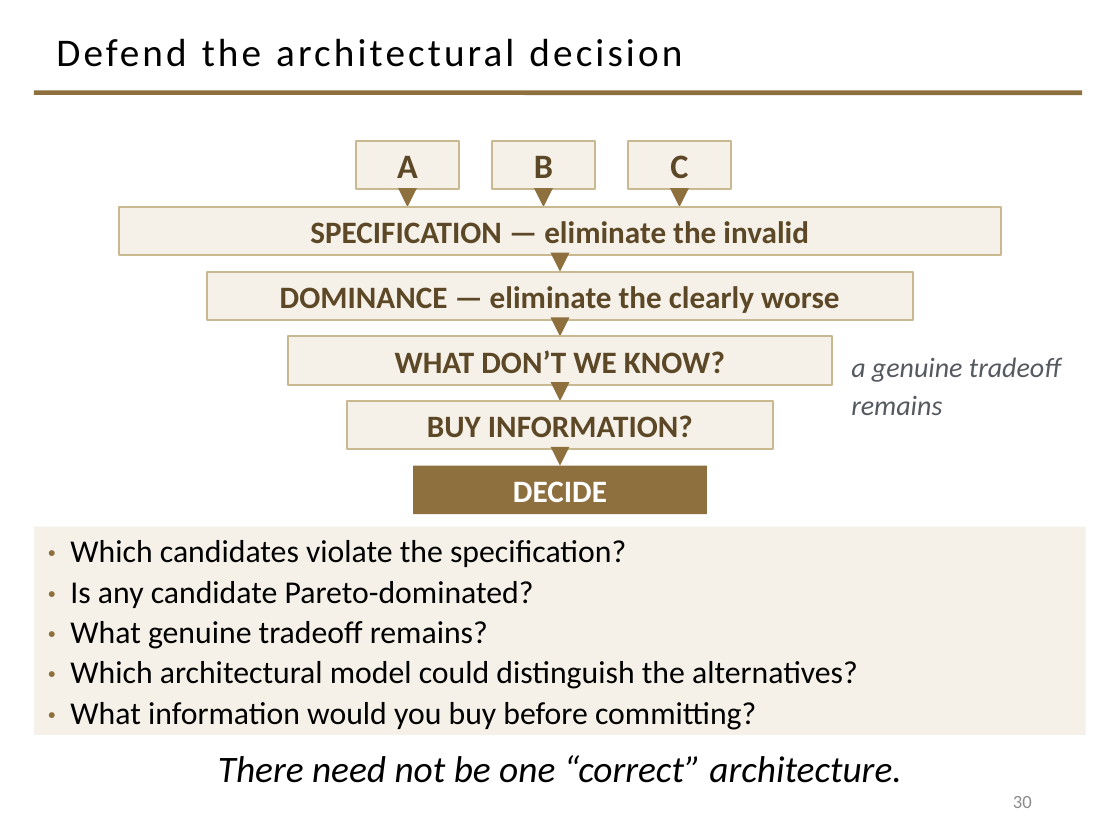
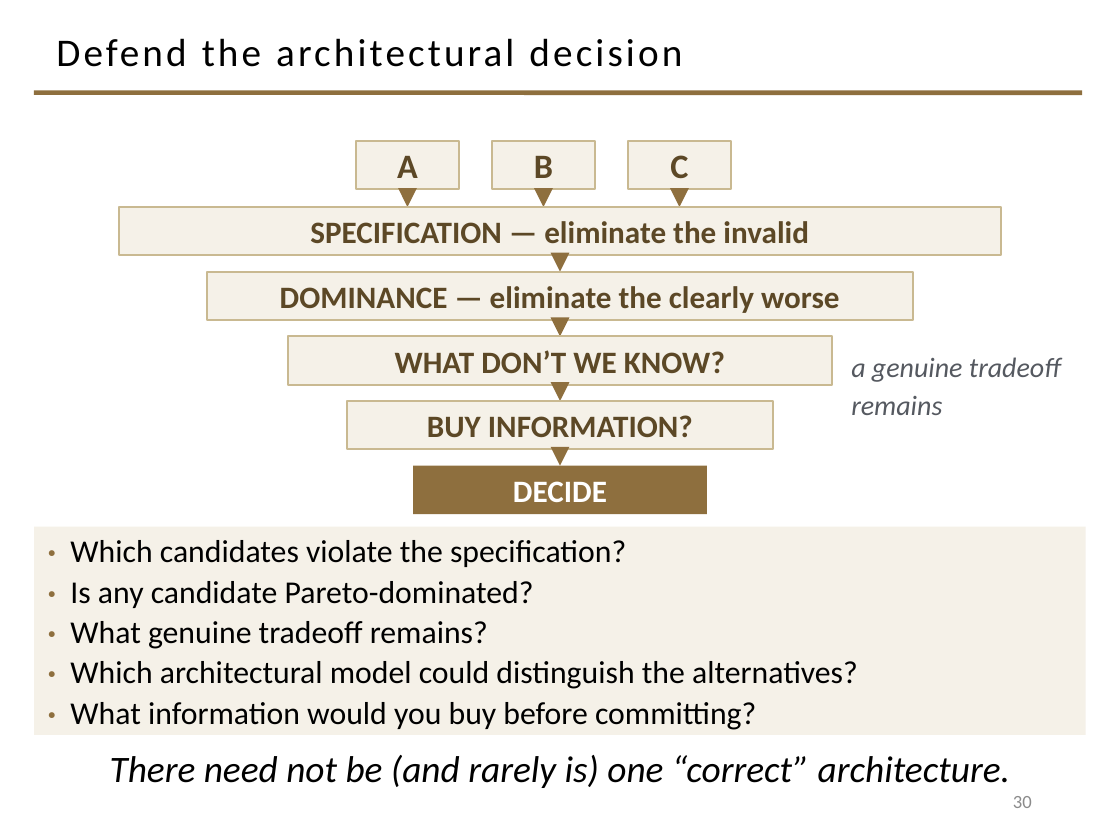
Before and after one commit to davisjam/model-based-agentic-software-engineering, a slide deck: slide 30 of course/lectures/act-1-foundations/06-architecture/1-6-Architecture.pptx. Drawn at 1120x840 pixels with LibreOffice and Linux fonts; fonts in the diff are those of the drawing; background and template pictures are left out. Boxes give left, top, right and bottom in pixels: in the first picture for what was removed or moved away, otherwise in the second. Text is boxed around its words. In the diff, an @@ line names an element or a change of style, - is before the commit and + after.

```diff
--- a/course/lectures/act-1-foundations/06-architecture/1-6-Architecture.pptx
+++ b/course/lectures/act-1-foundations/06-architecture/1-6-Architecture.pptx
@@ text at [110, 755, 1010, 788]: text changed @@
-There need not be one “correct” architecture.
+There need not be (and rarely is) one “correct” architecture.
```
Also in this commit, not shown: 11 other slides changed, 1 slide added.
